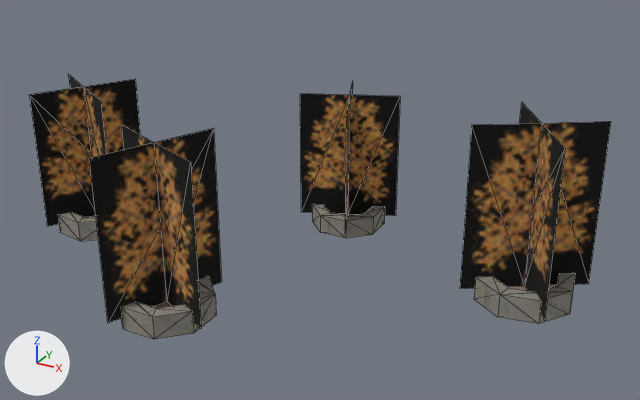
The OBJ model examples/vehicle-playground/res/models/urban/procgen-procpain-tree-park-large-x1zm3.obj: old version first, new version second.
Before and after are seen from a 50 mm lens placed at (8.5, -56.1, 18.7), pointed at (-8.4, -25.5, 3.4). The axes (+X, +Y, +Z) are drawn at lower left. The lights are the same throughout. The picture after the commit comes second. Mesh edges are drawn as thin lines. Where no turn or scale is listed for an object, it has been applied to the vertices. Vertices at exactly the same position are counted once.

In view in the first picture: 'procgen-procpain-tree-park-large-x1zm3'.
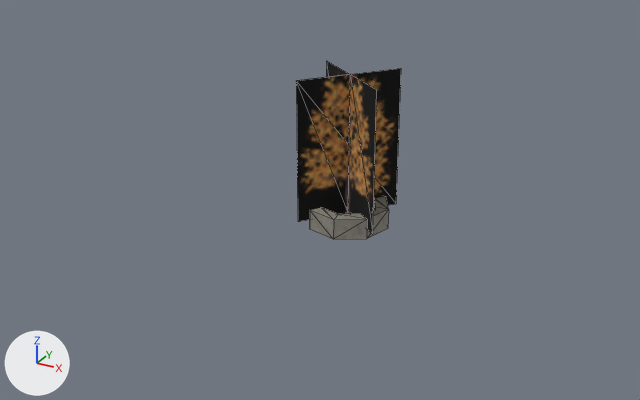
Where the change shows, as pixel boxes (x1, y1, x2, y2) in the pictures (640 x 400 px; the box of a moved part takes in the faces that stretch with it):
'procgen-procpain-tree-park-large-x1zm3', reshaped (82% narrower, 33% shorter)
    before: (29, 74, 611, 339)
    after: (296, 61, 401, 239)
part 1 of me_procgen_procpain_tree_park_large_x1zm3, moved or reshaped
    before: (300, 81, 400, 233)
    after: (296, 61, 401, 234)
part 2 of me_procgen_procpain_tree_park_large_x1zm3, moved or reshaped
    before: (312, 204, 385, 238)
    after: (310, 196, 389, 239)
part 3 of me_procgen_procpain_tree_park_large_x1zm3, deleted
    before: (29, 74, 611, 339)

Diff of the bpy script that builds the scene:
```diff
--- a/examples/vehicle-playground/res/models/urban/procgen-procpain-tree-park-large-x1zm3.obj.py
+++ b/examples/vehicle-playground/res/models/urban/procgen-procpain-tree-park-large-x1zm3.obj.py
@@ me_procgen_procpain_tree_park_large_x1zm3 @@
 # used by ob_procgen_procpain_tree_park_large_x1zm3; location = (0.0, 0.0, 0.0)
-me_procgen_procpain_tree_park_large_x1zm3.from_pydata(...)  # 168 vertices, 272 faces; spans x -22.4..2.5, y -34.1..-18.2, z 0.0..7.7
+me_procgen_procpain_tree_park_large_x1zm3.from_pydata(...)  # 42 vertices, 68 faces; spans x -11.7..-7.5, y -22.5..-18.3, z 0.0..7.5
+# me_procgen_procpain_tree_park_large_x1zm3 part 1: the loose piece of 10 vertices spanning x -11.7..-7.5, y -22.5..-18.2, z 0.4..6.6 is turned 118.7 degrees about the z axis through its middle and scaled by 1.15, then moved by (0.0, 0.0, 0.5)
+# me_procgen_procpain_tree_park_large_x1zm3 part 2: the loose piece of 32 vertices spanning x -11.3..-7.9, y -22.1..-18.7, z 0.0..0.9 is turned 118.7 degrees about the z axis through its middle and scaled by 1.15, then moved by (0.0, 0.0, 0.1)
+# me_procgen_procpain_tree_park_large_x1zm3 part 3: 6 loose pieces with 126 vertices, spanning x -22.4..2.5, y -34.1..-21.2, z 0.0..7.7, are deleted
 me_procgen_procpain_tree_park_large_x1zm3.materials.append(mat_treea)
```
